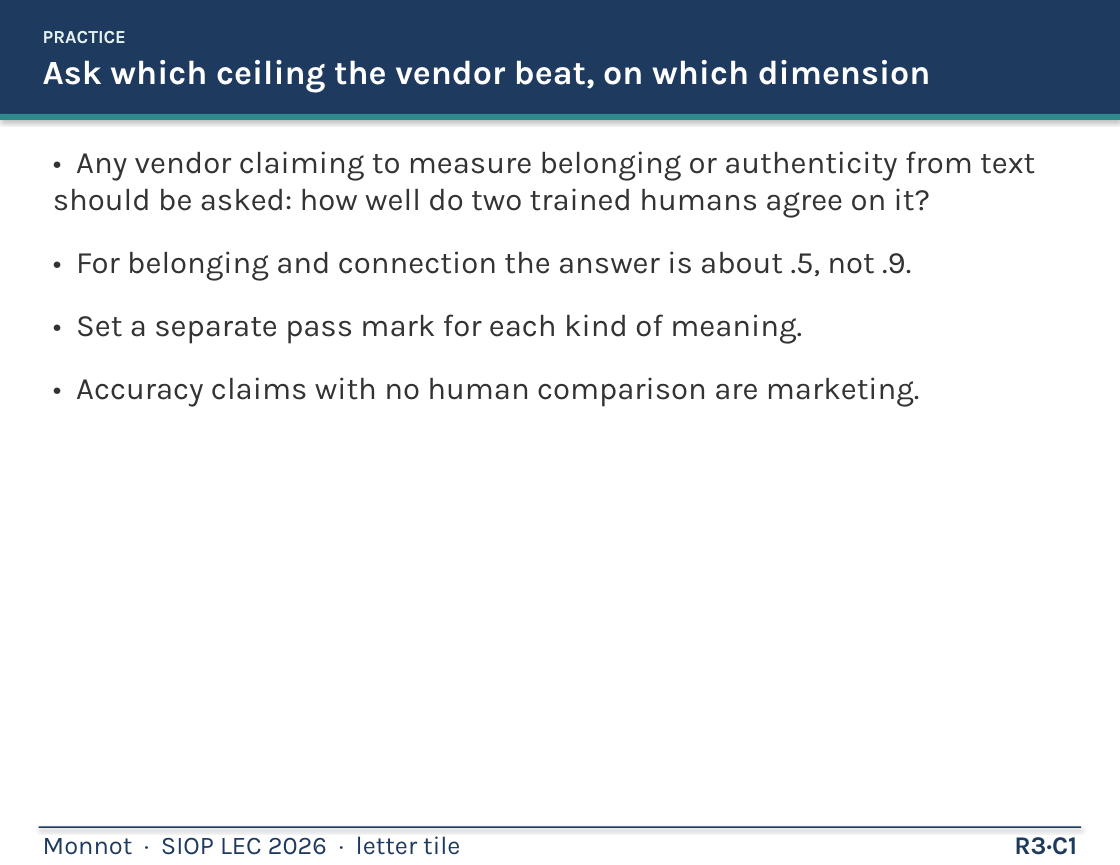
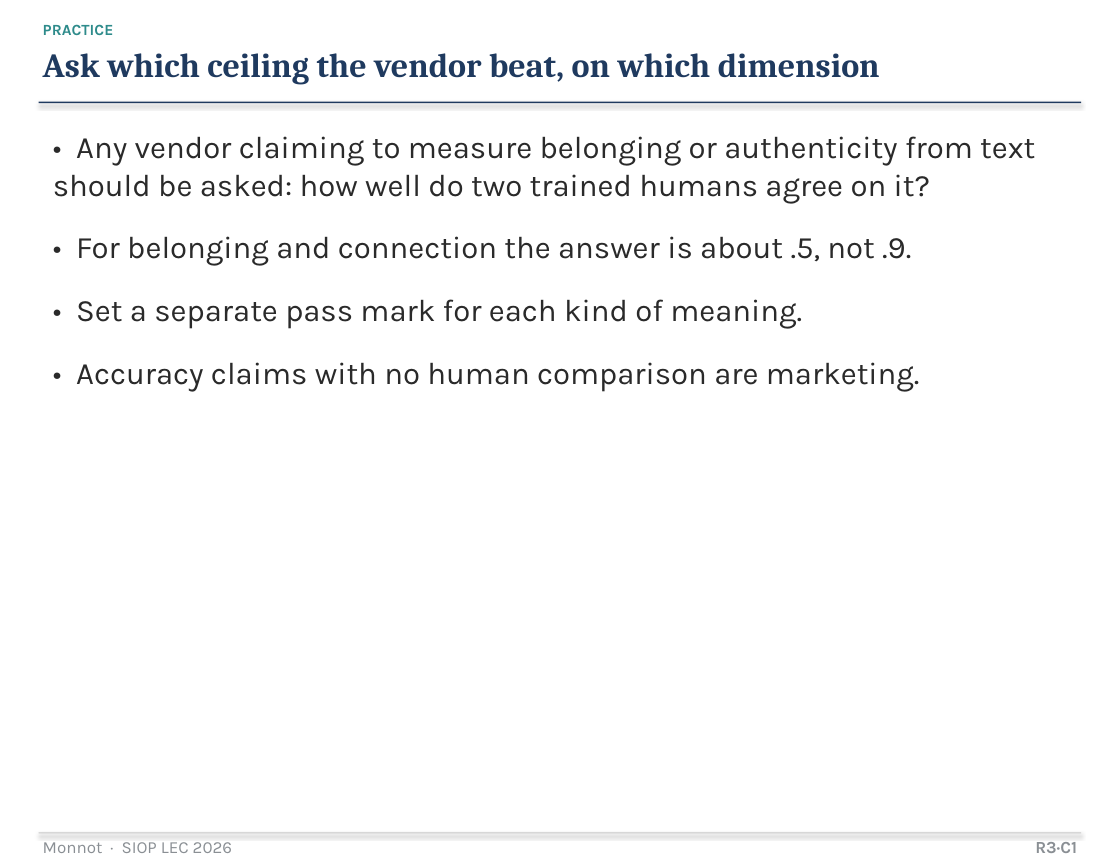
Before and after one commit to mjmonnot/mjmonnot.github.io, a slide deck: slide 9 of lec-2026/assets/Monnot_Poster_v5.pptx. Drawn at 1120x865 pixels with LibreOffice and Linux fonts; fonts in the diff are those of the drawing. Boxes give left, top, right and bottom in pixels: in the first picture for what was removed or moved away, otherwise in the second. Text is boxed around its words. In the diff, an @@ line names an element or a change of style, - is before the commit and + after.

Commit message:
LEC 2026: Tufte pass — type not banners, dots not boxes

```diff
--- a/lec-2026/assets/Monnot_Poster_v5.pptx
+++ b/lec-2026/assets/Monnot_Poster_v5.pptx
@@ text "PRACTICE" at (43, 24, 880, 85): size 13 to 11 pt, text colour #E4F2F2 to #2E8B8B in "PRACTICE"; font Karla to Cambria, text colour #FFFFFF to #1F3A5F in "Ask which ceiling the vendor beat, on ..."; line spacing 1 to 1.05 @@
@@ rectangle removed at (0, 114, 1120, 120) @@
@@ rectangle: place and size @@
-rectangle at (0, 0, 1120, 114)
+rectangle at (39, 102, 1081, 103)
@@ text "• Any vendor claiming to ...": place and size @@
-text "• Any vendor claiming to ..." at (53, 151, 1035, 407)
+text "• Any vendor claiming to ..." at (53, 136, 1035, 392)
@@ text "• Any vendor claiming to ..." at (53, 136, 1035, 392): text colour #333333 to #2A2A2A @@
@@ rectangle: place and size @@
-rectangle at (39, 827, 1081, 828)
+rectangle at (39, 833, 1081, 834)
@@ rectangle at (39, 833, 1081, 834): fill #1F3A5F to #C8C8C8 @@
@@ text "R3·C1" at (1035, 842, 1077, 853): size 18 to 12 pt, text colour #1F3A5F to #8A8F94 @@
@@ text at (43, 842, 232, 853): text changed; size 18 to 12 pt; text colour #1F3A5F to #8A8F94 @@
-Monnot · SIOP LEC 2026 · letter tile
+Monnot · SIOP LEC 2026
```
Also in this commit, not shown: 17 other slides changed, 5 other files.
